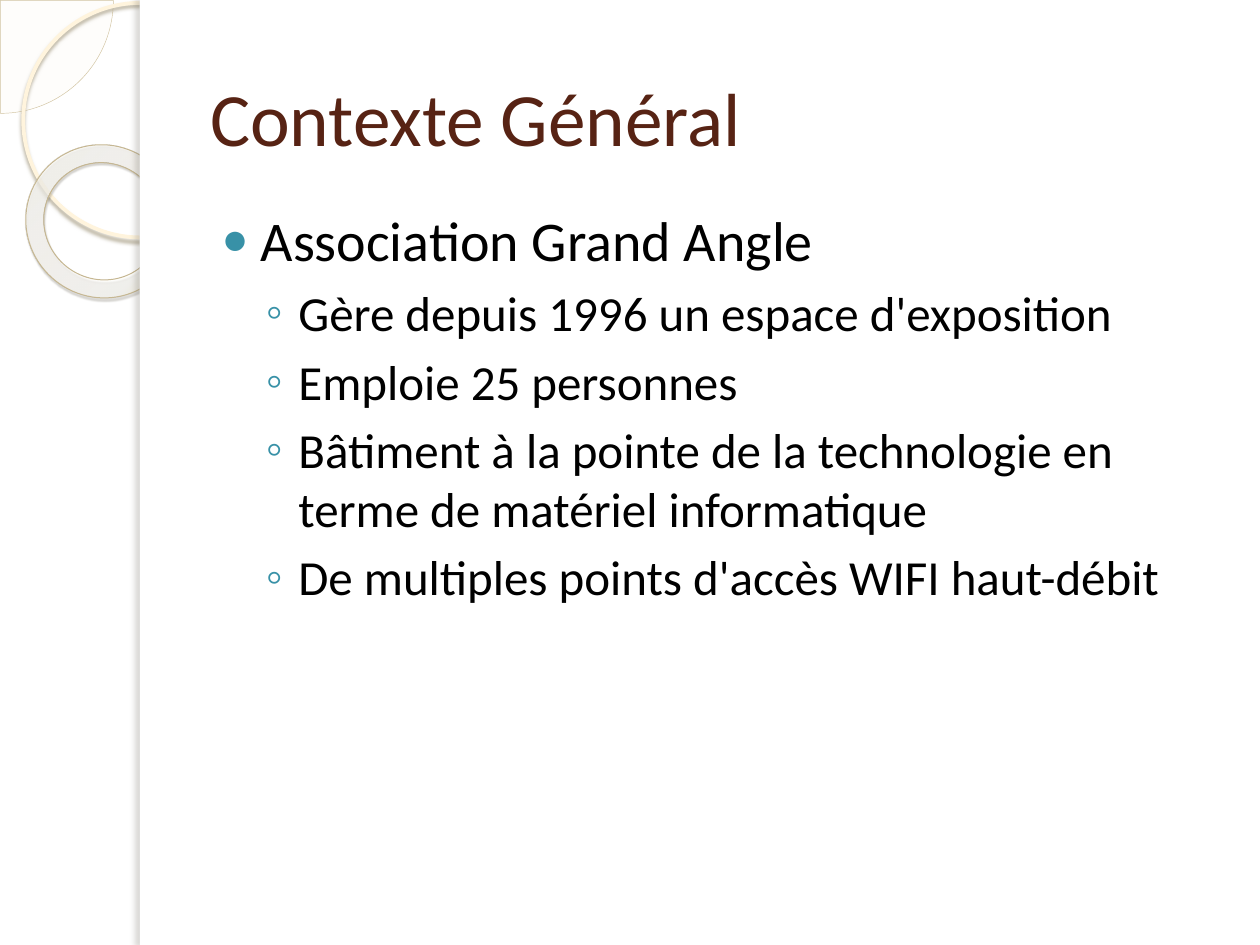
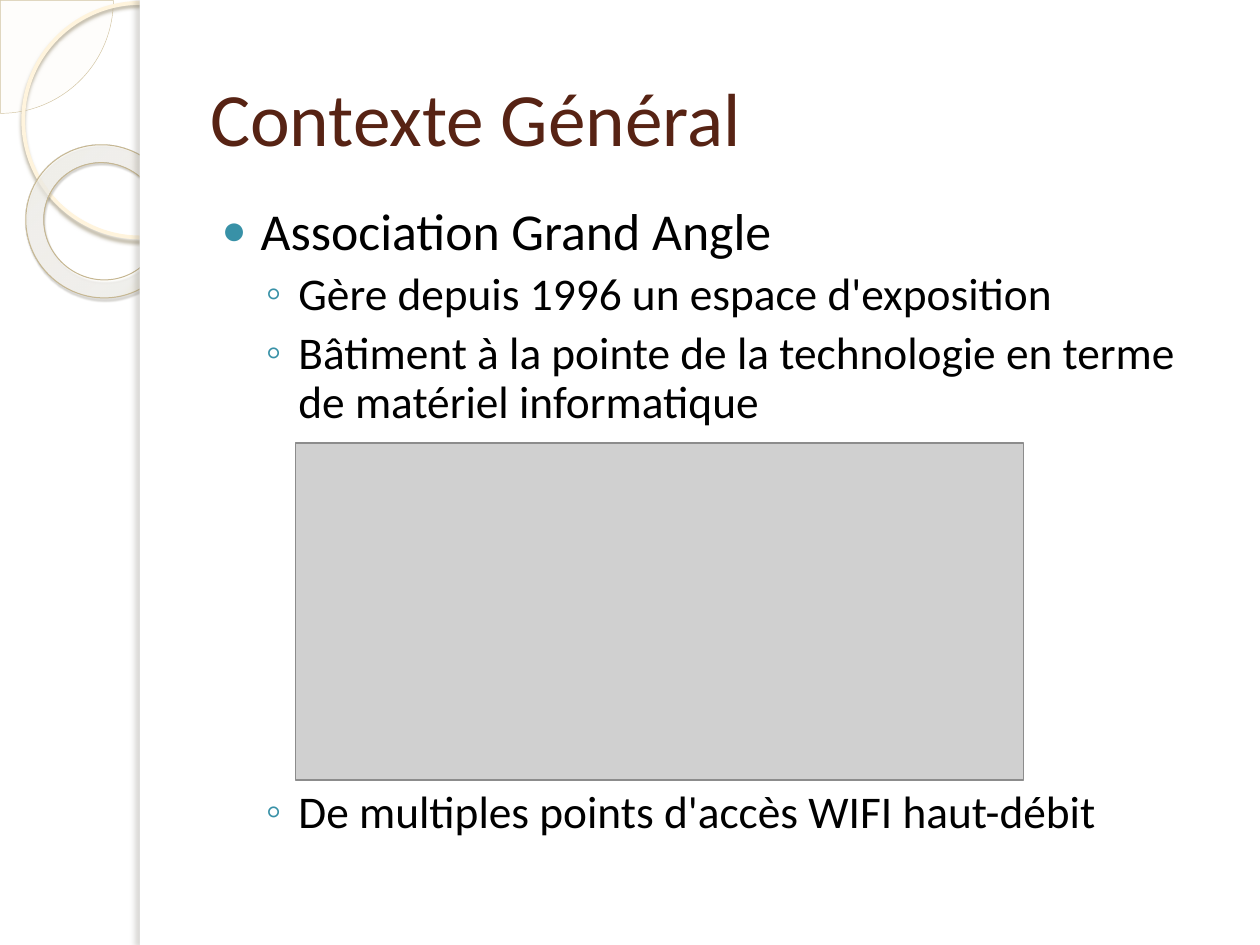
Before and after one commit to Jonathan7295/ProjetGrandPlan, a slide deck: slide 4 of Présenation/Presentation.pptx (slide 3 before the commit). Drawn at 1260x945 pixels with LibreOffice and Linux fonts; fonts in the diff are those of the drawing; grey boxes stand for pictures; background and template pictures are left out. Boxes give left, top, right and bottom in pixels: in the first picture for what was removed or moved away, otherwise in the second. Text is boxed around its words. In the diff, an @@ line names an element or a change of style, - is before the commit and + after.

```diff
--- a/Présenation/Presentation.pptx
+++ b/Présenation/Presentation.pptx
@@ text "Association Grand Angle" at [261, 214, 1175, 836]: size 32 to 29.6 pt in "Association Grand Angle"; size 28 to 25.9 pt in "Gère depuis 1996 un espace d'exposition", "Bâtiment à la pointe de la technologie ...", "De multiples points d'accès WIFI haut-débit"; line spacing 1 to 0.9 @@
@@ text at [298, 366, 737, 408]: paragraph removed @@
-  ◦ Emploie 25 personnes
@@ picture added at [295, 444, 1023, 781] @@
```
Also in this commit, not shown: 6 other slides changed, 11 slides added, 2 slides removed.
